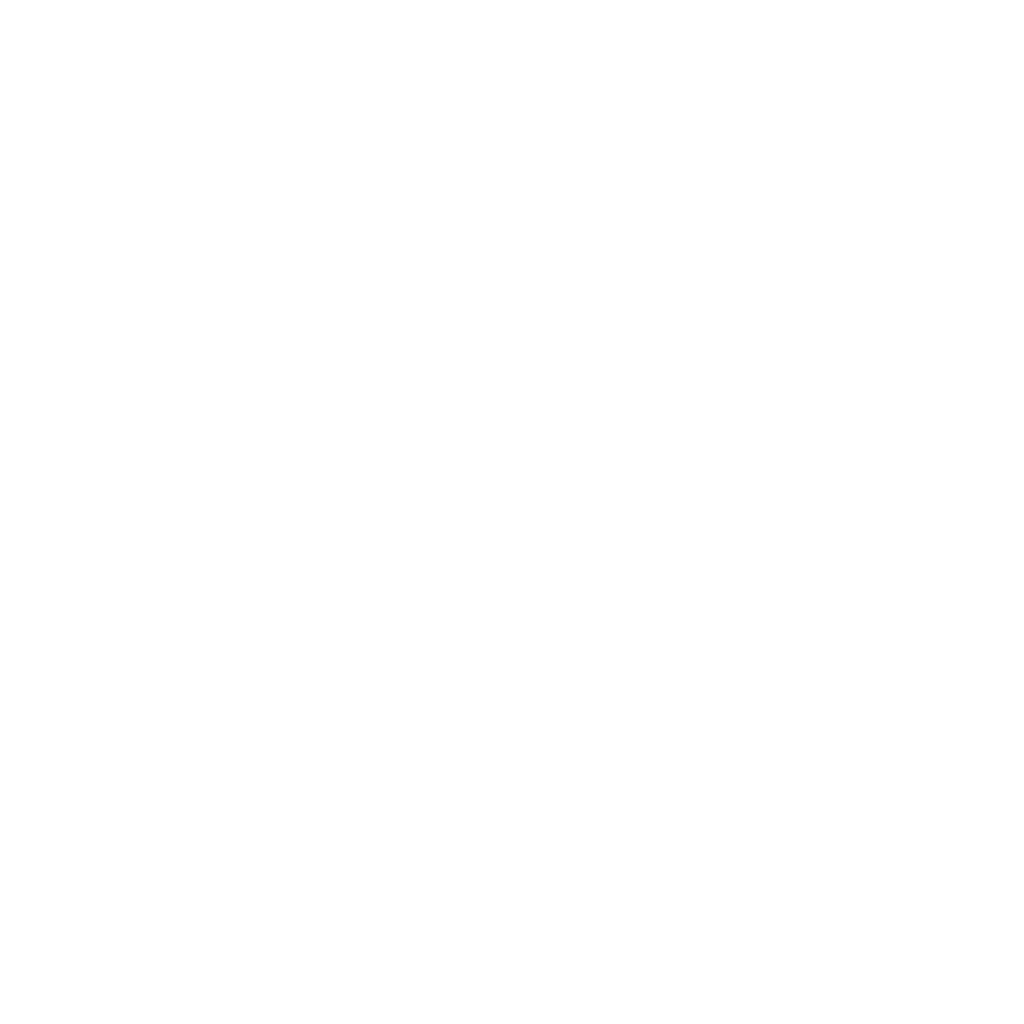
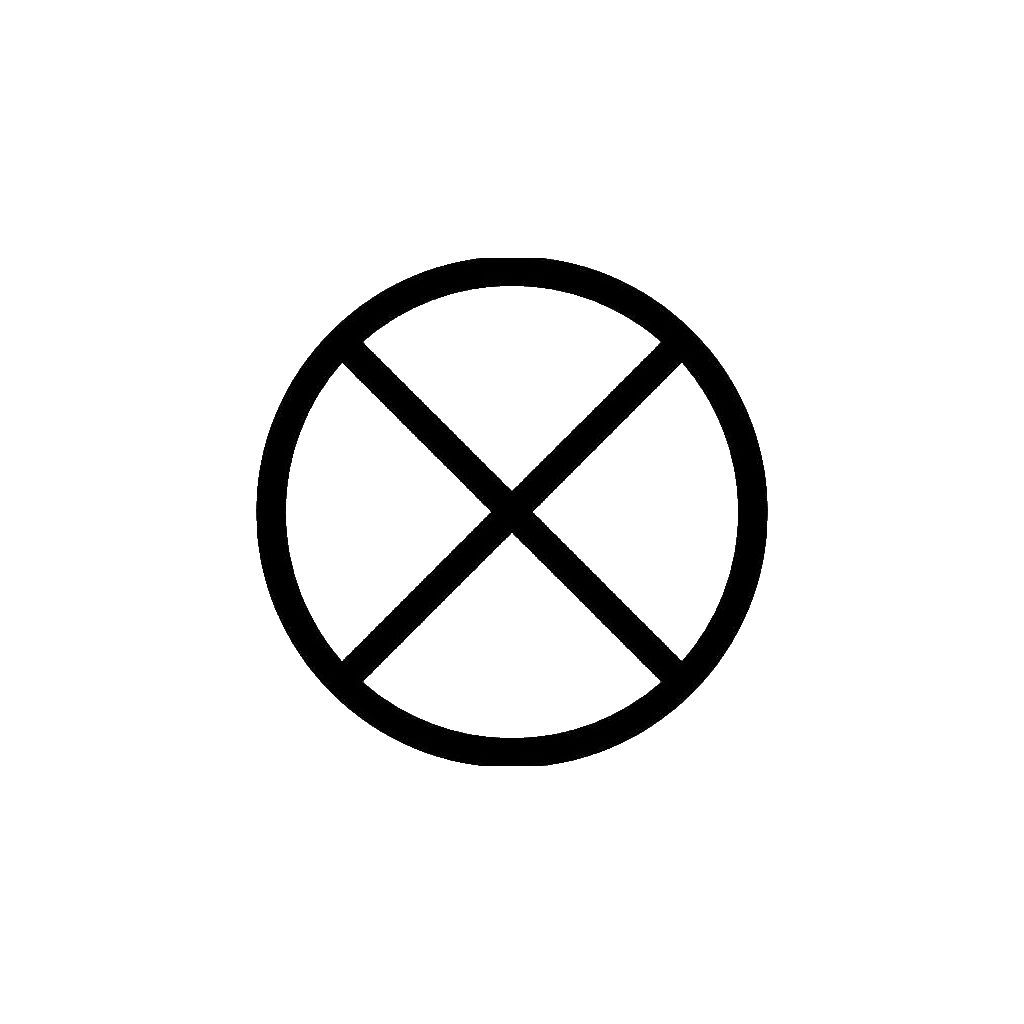
Layers edited between the first and the second (1024, 1024) image:
added layer "Layer 2" above "rooms" over (256, 258, 768, 766)
